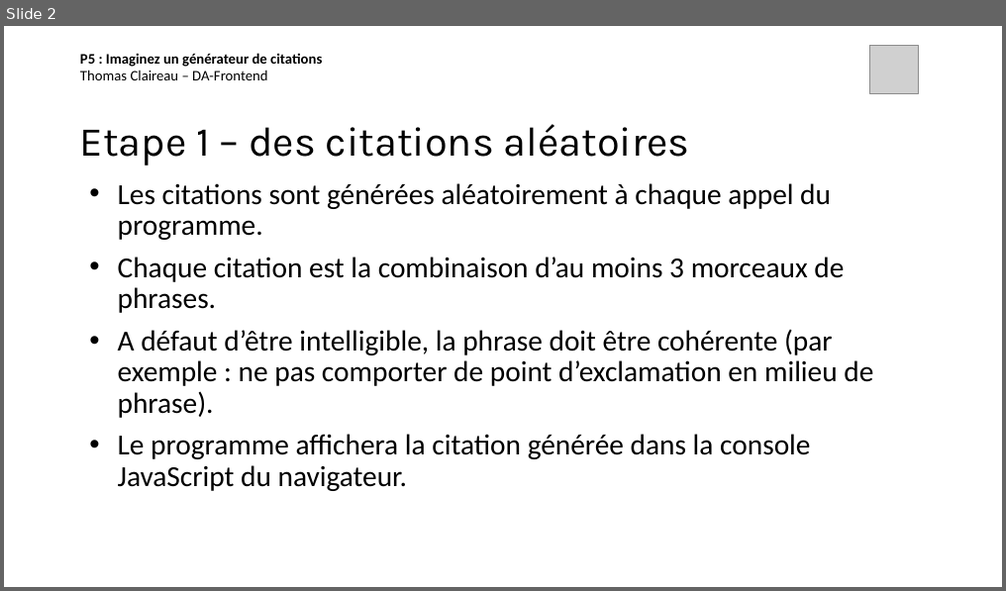
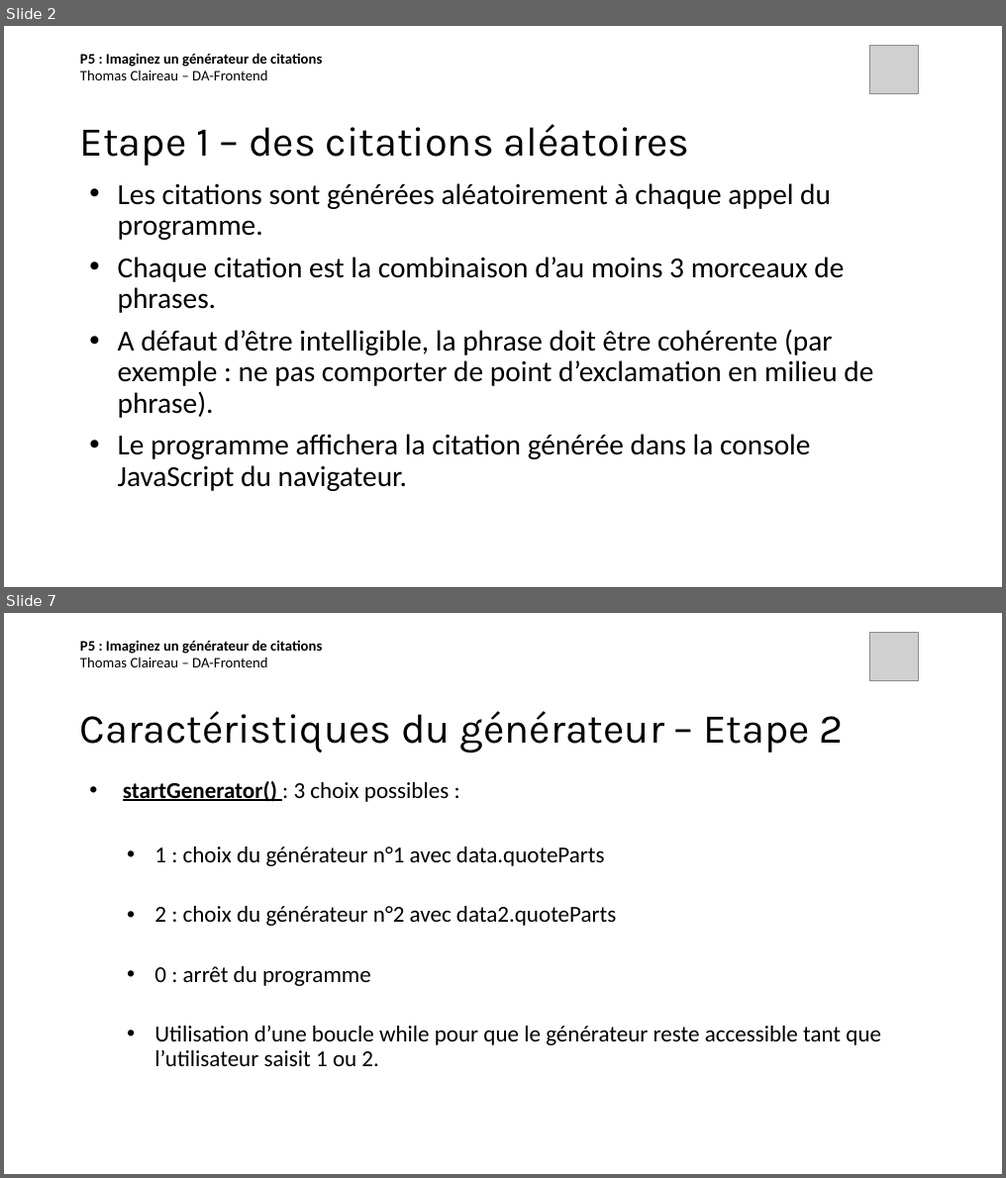
Before and after one commit to thomas-claireau/P5-Openclassrooms, a slide deck: Présentation P5 - OpenClassrooms.pptx. Shown one above the other, each under a label of ours: slide 2 before the commit, slides 2 and 7 after it; the slides between them are not shown. The pictures are 1006x591 and 1006x1178 pixels, drawn with LibreOffice and Linux fonts; fonts in the diff are those of the drawing; grey boxes stand for pictures. Boxes give left, top, right and bottom in pixels: in the first picture for what was removed or moved away, otherwise in the second. Text is boxed around its words. In the diff, an @@ line names an element or a change of style, - is before the commit and + after.

```diff
--- a/Présentation P5 - OpenClassrooms.pptx
+++ b/Présentation P5 - OpenClassrooms.pptx
@@ slide 7 added at <box>4,613,1002,1174</box>, background #FFFFFF @@
@@ text added at <box>80,640,322,667</box>, 14 pt, text #000000, bold @@
+P5 : Imaginez un générateur de citations
+Thomas Claireau – DA-Frontend
@@ picture added at <box>870,633,919,681</box> @@
@@ title added at <box>80,711,844,754</box>, 39.6 pt, text #000000 @@
+Caractéristiques du générateur – Etape 2
@@ text added at <box>123,781,881,1066</box>, 22 pt, text #000000 @@
+• startGenerator() : 3 choix possibles :
+  • 1 : choix du générateur n°1 avec data.quoteParts
+  • 2 : choix du générateur n°2 avec data2.quoteParts
+  • 0 : arrêt du programme
+  • Utilisation d’une boucle while pour que le générateur reste accessible tant que l’utilisateur saisit 1 ou 2.
```
Also in this commit, not shown: 2 slides changed, 1 other slide added, 28 other files.
